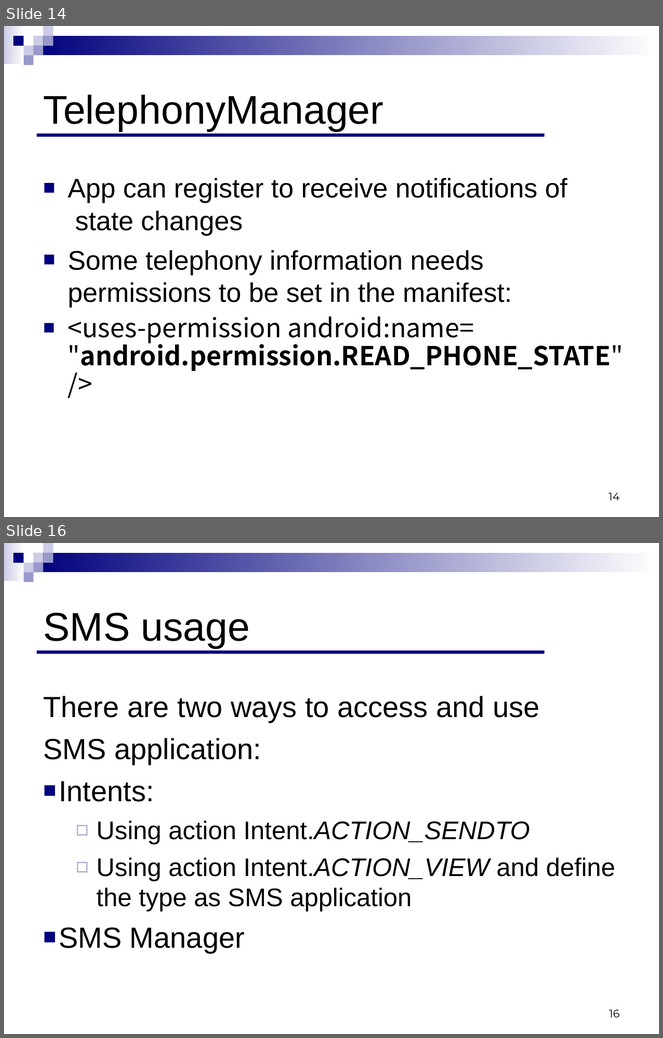
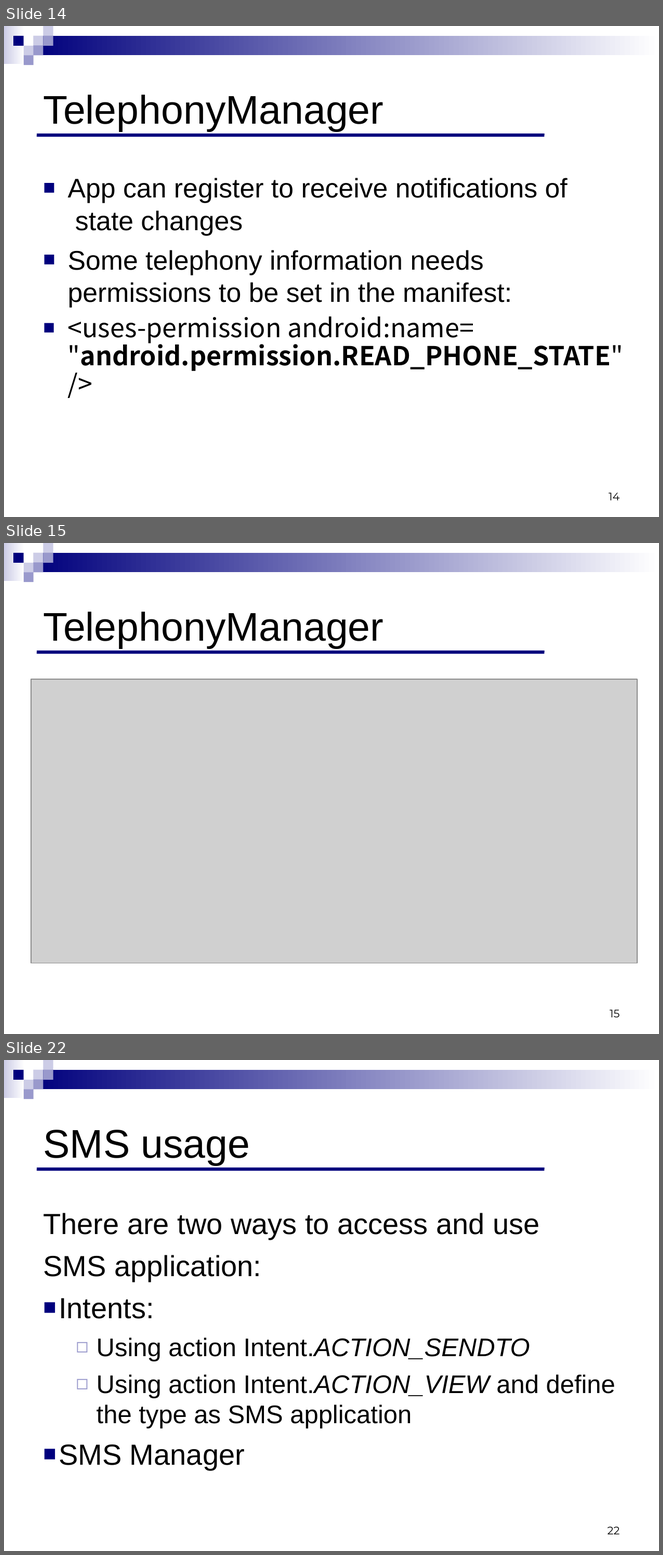
Before and after one commit to ndavidor/SmsTelephony, a slide deck: Telephony&SMS.ppt. Shown one above the other, each under a label of ours: slides 14 and 16 before the commit, slides 14, 15 and 22 after it; the slides between them are not shown. The pictures are 663x1038 and 663x1555 pixels, drawn with LibreOffice and Linux fonts; fonts in the diff are those of the drawing; grey boxes stand for pictures. Boxes give left, top, right and bottom in pixels: in the first picture for what was removed or moved away, otherwise in the second. Text is boxed around its words. In the diff, an @@ line names an element or a change of style, - is before the commit and + after.

```diff
--- a/Telephony&SMS.ppt
+++ b/Telephony&SMS.ppt
@@ slide 15 added at [4, 543, 659, 1034], background #FFFFFF; not listed: 9 template elements that a slide beside it also shows @@
@@ title added at [44, 612, 384, 649], 44 pt, text #000000 @@
+TelephonyManager
@@ line added from (37, 652) to (545, 652), #00007D 3.49 pt @@
@@ picture added at [31, 679, 637, 964] @@
@@ page number added at [610, 1010, 620, 1018], 12 pt, text #000000 @@
+15
@@ what was slide 16 is now slide 22 @@
@@ page number at [608, 1527, 620, 1535]: text changed @@
-16
+22
```
Also in this commit, not shown: 6 other slides added, 1 slide removed.
